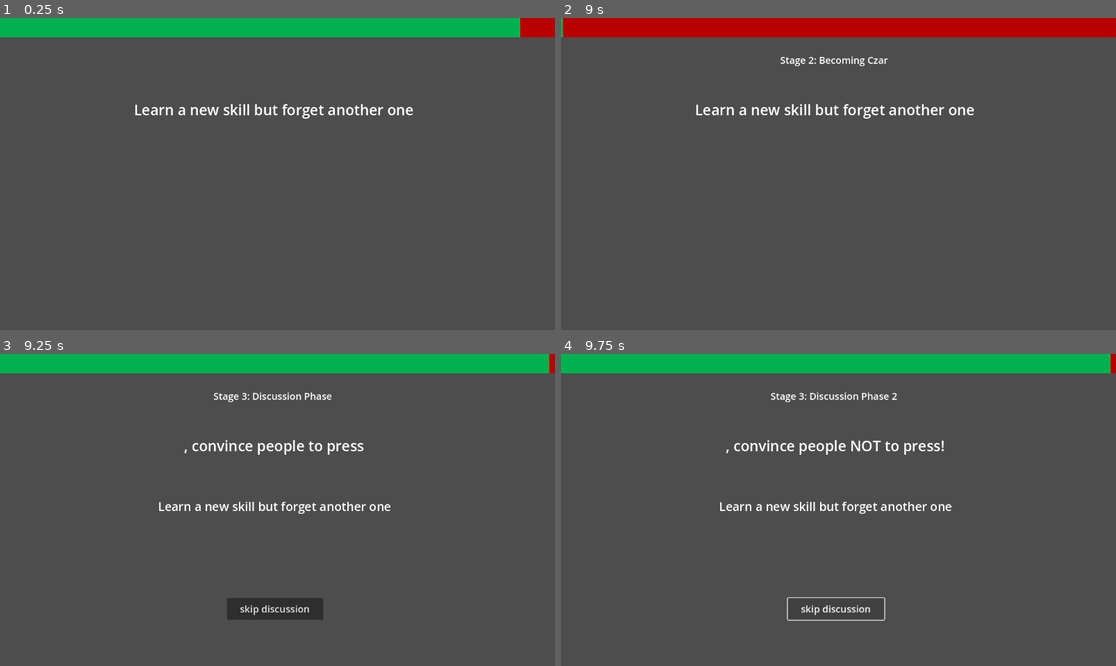
Above: before the commit, frames 1-4 (two rows, left to right).
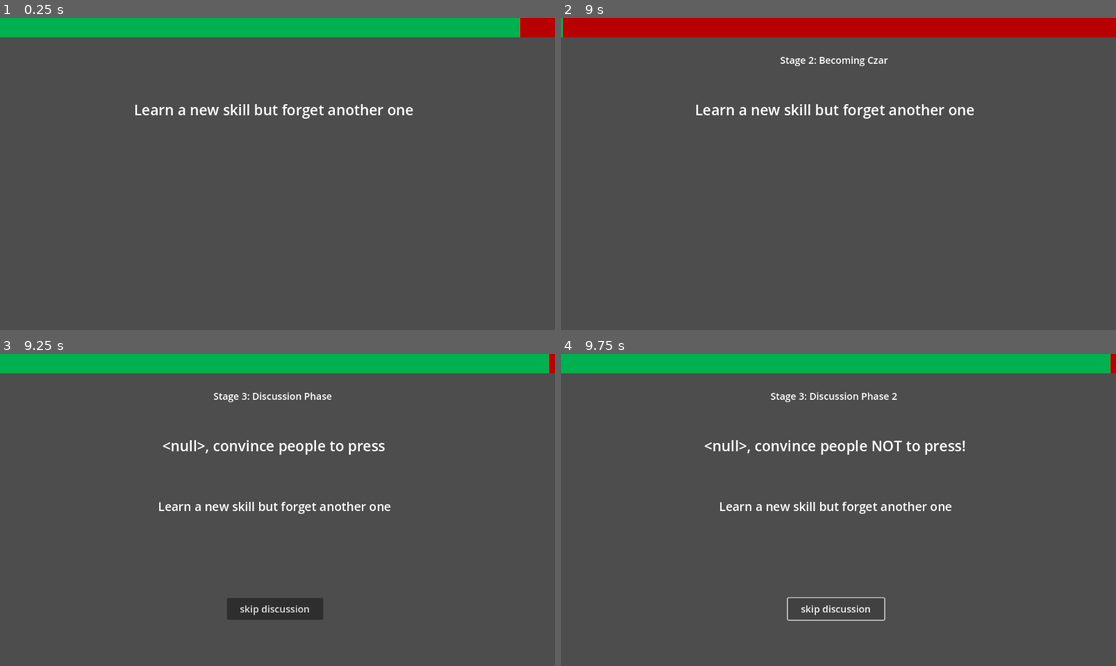
Above: after the commit, the same moments.

Repository: Beepered/WouldYouPressTheButton-Special
Game: Godot game, scene res://scenes/PlayScene.tscn
Same seed, same stepped clock (60 frames per second), same inputs: the game is played once before the commit and once after it. This scene is started directly instead of the project's main scene.
Inputs (mouse positions are in pixels of both pictures, inside the frame that each line leads up to):
- Up to frame 1 (0.25 s): no input
- Up to frame 2 (9 s): move the mouse to (960, 158) at 0.52 s; click (960, 158) at 0.67 s; move the mouse to (727, 189) at 1.27 s; click (727, 189) at 1.42 s; move the mouse to (894, 105) at 2.02 s; click (894, 105) at 2.17 s; move the mouse to (810, 236) at 2.77 s; click (810, 236) at 2.92 s; move the mouse to (1005, 220) at 3.52 s; click (1005, 220) at 3.67 s; move the mouse to (672, 127) at 4.27 s; click (672, 127) at 4.42 s; move the mouse to (866, 174) at 5.02 s; click (866, 174) at 5.17 s; move the mouse to (755, 96) at 5.77 s; click (755, 96) at 5.92 s; move the mouse to (960, 158) at 6.52 s; click (960, 158) at 6.67 s; move the mouse to (727, 189) at 7.27 s; click (727, 189) at 7.42 s; move the mouse to (894, 105) at 8.02 s; click (894, 105) at 8.17 s; move the mouse to (810, 236) at 8.77 s; click (810, 236) at 8.92 s
- Up to frame 3 (9.25 s): no input
- Up to frame 4 (9.75 s): click "skip discussion" at 9.5 s

Frames 1-2 are identical in both runs. In frame 3, 0.7% of the frame differs, in the area x 29-70%, y 27-33%; in frame 4, 0.9%, in the area x 25-73%, y 27-33%.
Error before the commit: Modulo by zero error in operator '%'. (res://scripts/play/discussion.gd:253)
Error after the commit: Invalid access of index '0' on a base object of type: 'Array'. (res://scripts/play/discussion.gd:169)

Commit message:
Rework Czar Assigning

Diff:
--- a/wouldyoupressthebutton-special/scripts/play/discussion.gd
+++ b/wouldyoupressthebutton-special/scripts/play/discussion.gd
@@ -13,7 +13,6 @@
 @onready var voteCanvas = $"../Voting"
 @onready var voteButton = $"../Voting/YesButton"
 @onready var noButton = $"../Voting/NoButton"
-@export var initialWeight = 10 # Default weight for each player
 
 @export var rankTiddle: PackedScene
 
@@ -26,6 +25,7 @@
 var currentPlayer: String = ""
 var hasVoted = []
 var finalVotes = {}
+var current_role_index = 0 # Tracks the next player to assign a role
 
 var chosenPrompt
 var persuader; var opposer
@@ -34,16 +34,9 @@
 @onready var prompts = promptReader.get_text_list()
 
 func _ready() -> void:
-	# get randomized array of prompts
-	randomize()
-	prompts.shuffle()
-	print(numRounds)
-	# Initialize player weights
-	reset_player_weights()
-
 	# Initialize points array
-	for i in Global.playerNames:
-		points[i] = 0
+	for player in Global.playerNames:
+		points[player] = 0
 
 	# Initialize the buttons
 	skipButton.visible = false
@@ -52,6 +45,10 @@
 	voteCanvas.visible = false
 	voteButton.connect("pressed", Callable(self, "on_vote_button_pressed"))
 	noButton.connect("pressed", Callable(self, "on_no_button_pressed"))
+
+	# Shuffle prompts
+	randomize()
+	prompts.shuffle()
 
 	stage()
 
@@ -168,24 +165,18 @@
 	timer.emit_signal("timeout")
 
 func assign_roles() -> void:
-	# Weighted random selection for persuader
-	persuader = weighted_random_pick()
-
-	# Weighted random selection for opposer (ensure it's not the same as persuader)
-	opposer = weighted_random_pick([persuader])
+	# Assign roles sequentially
+	persuader = Global.playerNames[current_role_index]
+	current_role_index = (current_role_index + 1) % Global.playerNames.size()
+	opposer = Global.playerNames[current_role_index]
+	current_role_index = (current_role_index + 1) % Global.playerNames.size()
 
 	# Assign roles
 	roles_assigned["Persuader"] = persuader
 	roles_assigned["Opposer"] = opposer
 
-	# Update weights (decrease for selected players)
-	player_weights[persuader] -= 2
-	player_weights[opposer] -= 2
-
 	# Update prompt
-	prompt.text = "Prepare Yourselves:\n
-		%s must convince the group to press the button\n
-		%s must convince the group NOT to press the button" % [persuader, opposer]
+	prompt.text = "Prepare Yourselves:\n%s must convince the group to press the button\n%s must convince the group NOT to press the button" % [persuader, opposer]
 
 func on_skip_button_pressed():
 	timer.stop()
@@ -230,48 +221,19 @@
 	rankings()
 	timer.stop()
 
-func reset_player_weights() -> void:
-	# Reset all player weights to the initial weight
-	for player in Global.playerNames:
-		player_weights[player] = initialWeight
-
-func weighted_random_pick(exclude: Array = []) -> String:
-	# Filter eligible players manually
-	var eligible_players = []
-	for player in Global.playerNames:
-		if not exclude.has(player):
-			eligible_players.append(player)
-
-	# Create a cumulative weight list
-	var total_weight = 0
-	var cumulative_weights = []
-	for player in eligible_players:
-		total_weight += player_weights.get(player, initialWeight)
-		cumulative_weights.append(total_weight)
-
-	# Pick a random number in the range of total weight
-	var rand_value = randi() % total_weight
-
-	# Find the player corresponding to the random value
-	for i in range(cumulative_weights.size()):
-		if rand_value < cumulative_weights[i]:
-			return eligible_players[i]
-
-	return eligible_players[0] # Fallback (should not occur)
-
 func rankings():
 	var ranking = ""
 
 	var maxTiddleHeight = get_viewport().size.y - 200
 
 	var count = 0
-	for name in Global.playerNames:
+	for player_name in Global.playerNames:
 		var tiddle = rankTiddle.instantiate()
 		var x = get_viewport().size.x / 2 - ((Global.playerNames.size() * 90) / 2) + (count*90)
 		tiddle.position = Vector2(x, 450)
-		tiddle.get_node("bar").scale.y = maxTiddleHeight - (maxTiddleHeight - points[name] * 15)
-		tiddle.get_node("score").text = str(points[name])
-		tiddle.get_node("name").text = name
+		tiddle.get_node("bar").scale.y = maxTiddleHeight - (maxTiddleHeight - points[player_name] * 15)
+		tiddle.get_node("score").text = str(points[player_name])
+		tiddle.get_node("name").text = player_name
 		add_child(tiddle)
 		count += 1
 
